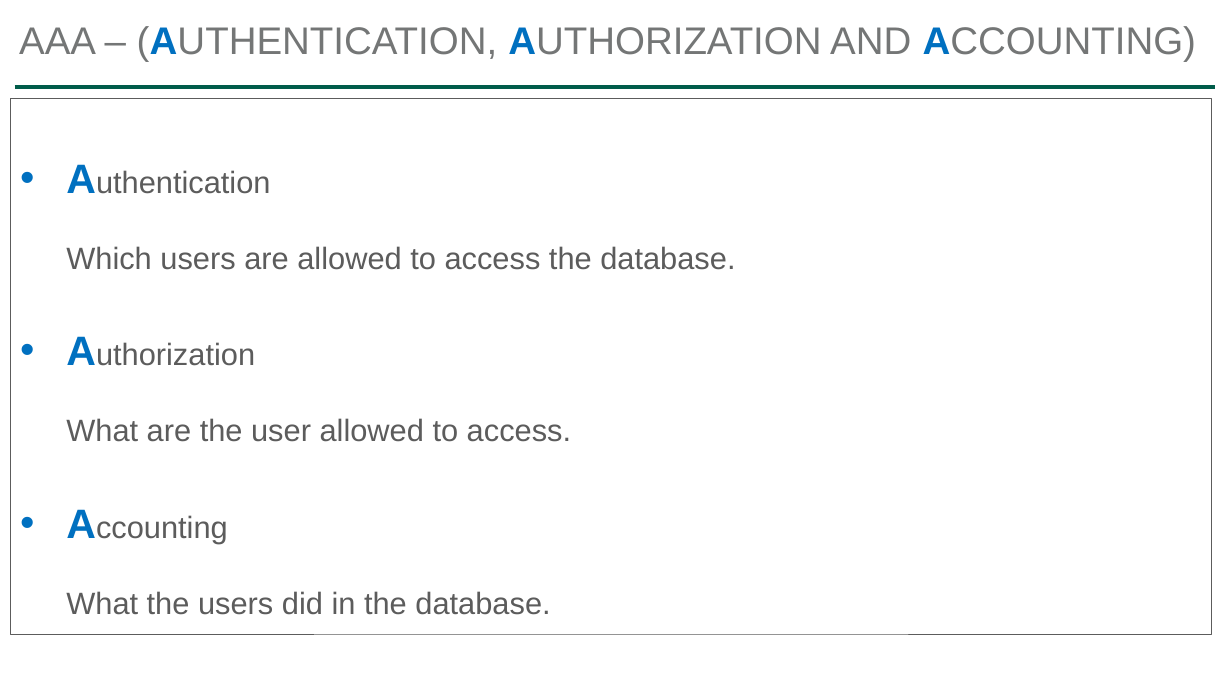
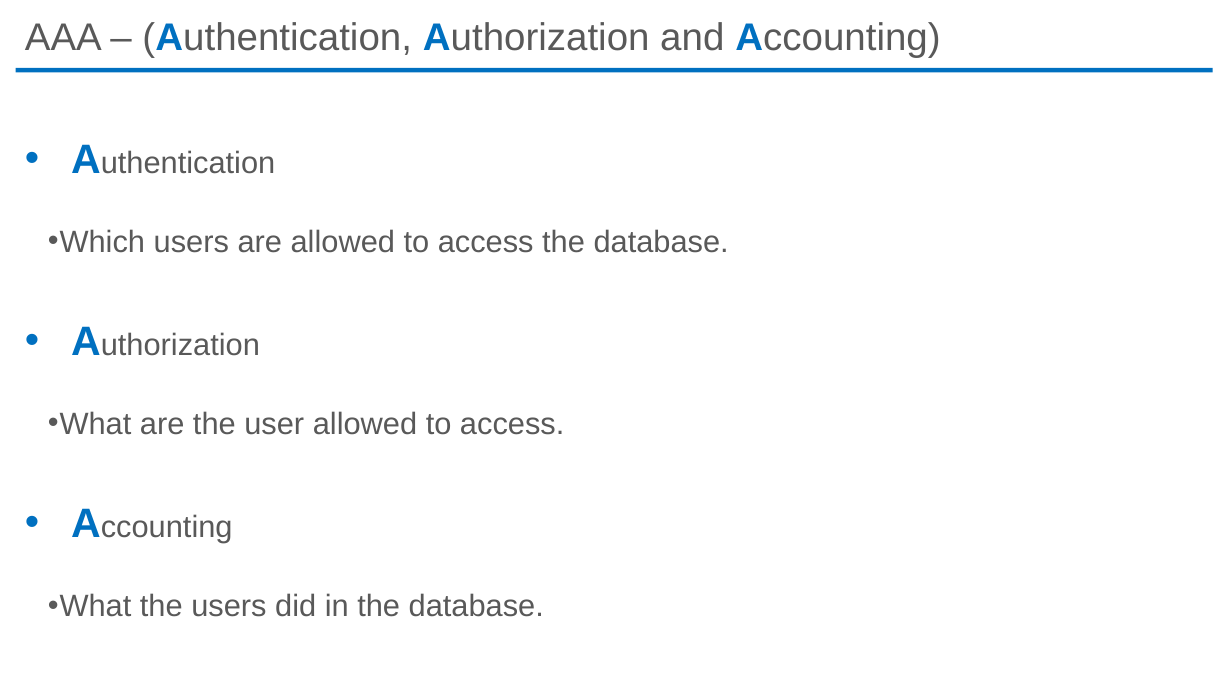
Before and after one commit to ibrarahmad/PostgreSQLTalks, a slide deck: slide 6 of PostgreSQL-Security.pptx. Drawn at 1232x693 pixels with LibreOffice and Linux fonts; fonts in the diff are those of the drawing. Boxes give left, top, right and bottom in pixels: in the first picture for what was removed or moved away, otherwise in the second. Text is boxed around its words. In the diff, an @@ line names an element or a change of style, - is before the commit and + after.

```diff
--- a/PostgreSQL-Security.pptx
+++ b/PostgreSQL-Security.pptx
@@ title at (x1=25, y1=22, x2=940, y2=58): text changed; text colour #747676 to #595959 @@
-AAA – (AUTHENTICATION, AUTHORIZATION AND ACCOUNTING)
+AAA – (Authentication, Authorization and Accounting)
@@ line removed from (15, 87) to (1215, 87) @@
@@ text "Authentication" moved from (x1=11, y1=98, x2=1212, y2=634) to (x1=48, y1=229, x2=729, y2=617) @@
@@ text "Authentication" at (x1=48, y1=229, x2=729, y2=617): text colour #5C5C5C to #595959; more space between paragraphs; bullet none to •; outline #5C5C5C 0.75 pt to none @@
@@ rectangle added at (x1=16, y1=67, x2=1214, y2=72), fill #0070C0 @@
```
Also in this commit, not shown: 15 other slides changed, 8 slides added, 3 slides removed, 4 other files.
